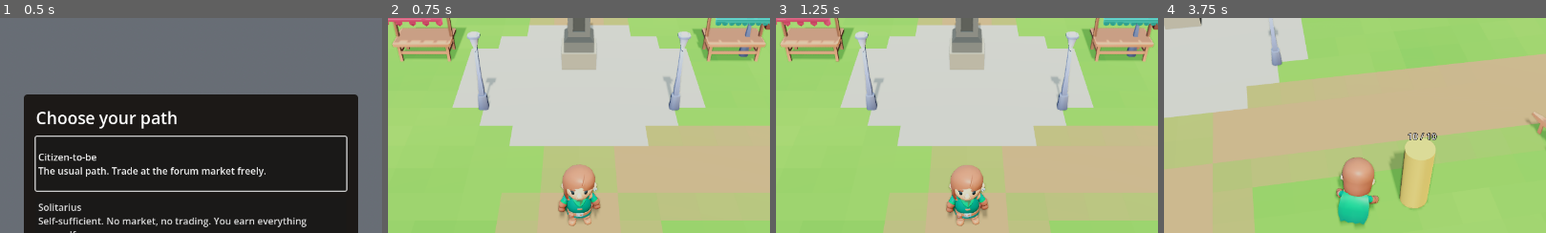
Above: before the commit, frames 1-4 (left to right).
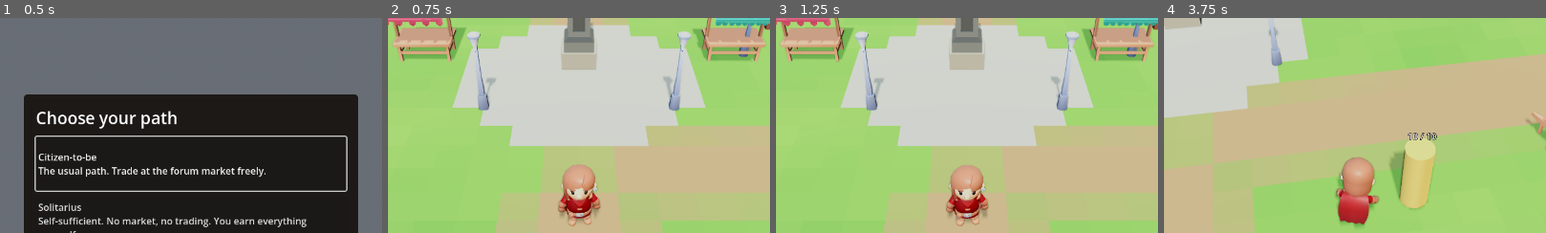
Above: after the commit, the same moments.

Repository: DanteArcese/legio
Game: Godot game, scene res://scenes/main.tscn
Same seed, same stepped clock (60 frames per second), same inputs: the game is played once before the commit and once after it.
Inputs (mouse positions are % of the whole screen's width and height, from its top left):
- Up to frame 1 (0.5 s): no input
- Up to frame 2 (0.75 s): click "Citizen-to-be The usual path.…" at 0.5 s
- Up to frame 3 (1.25 s): no input
- Up to frame 4 (3.75 s): tap Enter (ui_accept) at 1.25, 1.52, 1.82 s; move the mouse to (72, 45) at 1.27 s; hold D (move_right) 1.28-2 s; tap Down (camera_down) at 1.35 s; click (72, 45) at 1.42 s; drag from (30, 55) to (45, 70) at 2.02 s; move the mouse to (60, 28) at 2.77 s; hold D (move_right) 2.78-3.5 s; tap Right (camera_right) at 2.85 s; drag from (45, 70) to (20, 35) at 3.52 s
The pictures show only the part of the screen within x 25-75%, y 10-60%; the shares and areas given below are measured in that part.

Frame 1 is identical in both runs. In frame 2, 0.6% of the frame differs, in the area x 45-55%, y 80-94%; in frame 3, 0.6%; in frame 4, 1.1%, in the area x 45-55%, y 80-96%.

Commit message:
Bake legion-red outfit textures; fix the leftover green trim (#68)
Co-Authored-By: Claude Opus 5.5 <noreply@anthropic.com>
Claude-Session: https://claude.ai/code/session_01LWcDeJx5tZMUXidHZumWzT

Diff:
--- a/game/scripts/player/player_look.gd
+++ b/game/scripts/player/player_look.gd
@@ -17,6 +17,11 @@
 	"hunting_bow": ["weapons/crossbow_1handed", "ranged"], "composite_bow": ["weapons/crossbow_1handed", "ranged"],
 	"sling": ["", "throw"], "lituus": ["weapons/staff", "ritus"],
 }
+## Palette textures baked with tools/bake_palette.gd (green and blue to red).
+const LEGION_TEXTURES := {
+	"adventurers/Rogue": "res://assets/kaykit/adventurers/rogue_texture_legion.png",
+	"adventurers/Knight": "res://assets/kaykit/adventurers/knight_texture_legion.png",
+}
 const SHIELDS := {"bronze_scutum": "weapons/shield_square", "iron_scutum": "weapons/shield_square"}
 ## Meshes each outfit hides unless the matching headgear is worn.
 const HEADGEAR := {
@@ -33,8 +38,8 @@
 		"shield": SHIELDS.get(worn.get("shield", ""), ""), "hide": [], "show": [],
 	}
 	# Legionary red instead of the pack's green and blue cloth (robes stay dark).
-	if body != BODIES["ritual_robe"]:
-		look["recolor"] = {"from": [0.15, 0.75], "to": 0.0}
+	if LEGION_TEXTURES.has(body):
+		look["texture"] = LEGION_TEXTURES[body]
 	if HEADGEAR.has(body):
 		var mesh: String = HEADGEAR[body][0]
 		look["show" if worn.get("head", "") in HEADGEAR[body][1] else "hide"].append(mesh)
--- a/game/scripts/world/kaykit_character.gd
+++ b/game/scripts/world/kaykit_character.gd
@@ -31,8 +31,8 @@
 var _work := ""
 var _attachments := {}
 
-## Recoloured textures, shared between characters: key -> ImageTexture.
-static var _recolored := {}
+## Loaded palette textures, shared between characters.
+static var _textures := {}
 
 
 ## appearance: {"scene": "adventurers/Knight", "size": 1.0, "show": [...],
@@ -58,40 +58,25 @@
 	character.attach("handslot_r", appearance.get("weapon", ""))
 	character.attach("handslot_l", appearance.get("shield", ""))
 	character.attack_style = appearance.get("attack", "unarmed")
-	if appearance.has("recolor"):
-		character.recolor(appearance["recolor"])
+	if appearance.has("texture"):
+		character.use_texture(appearance["texture"])
 	character._loop("Idle")
 	return character
 
 
-## Shifts strongly coloured texels within a hue range to a new hue, e.g.
-## {"from": [0.25, 0.7], "to": 0.0} turns green and blue cloth red.
-func recolor(rule: Dictionary) -> void:
+## Swaps the outfit's palette texture for a baked recolour (see
+## tools/bake_palette.gd), e.g. the legion-red tunic.
+func use_texture(path: String) -> void:
+	if not _textures.has(path):
+		_textures[path] = load(path)
 	for mesh in _skeleton.find_children("*", "MeshInstance3D", true, false):
 		for i in mesh.mesh.get_surface_count():
 			var material := mesh.mesh.surface_get_material(i) as StandardMaterial3D
 			if material == null or material.albedo_texture == null:
 				continue
-			var key := "%s|%s" % [material.albedo_texture.resource_path, rule]
-			if not _recolored.has(key):
-				_recolored[key] = ImageTexture.create_from_image(_shift_hue(material.albedo_texture.get_image(), rule))
 			var copy := material.duplicate() as StandardMaterial3D
-			copy.albedo_texture = _recolored[key]
+			copy.albedo_texture = _textures[path]
 			mesh.set_surface_override_material(i, copy)
-
-
-static func _shift_hue(source: Image, rule: Dictionary) -> Image:
-	var image := source.duplicate() as Image
-	if image.is_compressed():
-		image.decompress()
-	var low: float = rule["from"][0]
-	var high: float = rule["from"][1]
-	for y in image.get_height():
-		for x in image.get_width():
-			var c := image.get_pixel(x, y)
-			if c.s > 0.12 and c.h >= low and c.h <= high:
-				image.set_pixel(x, y, Color.from_hsv(rule["to"], minf(c.s * 1.1, 1.0), c.v * 0.9, c.a))
-	return image
 
 
 func set_mesh_visible(mesh_name: String, shown: bool) -> void:
--- a/game/tests/test_player_look.gd
+++ b/game/tests/test_player_look.gd
@@ -32,3 +32,10 @@
 			check(PlayerLook.WEAPONS.has(id), "%s has a weapon look" % id)
 		elif slot == "shield":
 			check(PlayerLook.SHIELDS.has(id), "%s has a shield look" % id)
+
+
+func test_legion_textures_exist() -> void:
+	for body in PlayerLook.LEGION_TEXTURES:
+		check(ResourceLoader.exists(PlayerLook.LEGION_TEXTURES[body]), "%s texture" % body)
+	check(PlayerLook.appearance({}).has("texture"), "the starting tunic is recoloured")
+	check(not PlayerLook.appearance({"body": "ritual_robe"}).has("texture"), "robes stay dark")
--- /dev/null
+++ b/game/tools/bake_palette.gd
@@ -0,0 +1,25 @@
+extends SceneTree
+## Bakes a recoloured copy of a palette texture, so the game swaps textures
+## instead of recolouring pixels at runtime.
+## Usage: godot --headless --path game --script res://tools/bake_palette.gd -- \
+##   <in.png> <out.png> <hue_from> <hue_to> <new_hue> [min_saturation] [value_scale]
+
+
+func _initialize() -> void:
+	var args := OS.get_cmdline_user_args()
+	var image := Image.load_from_file(ProjectSettings.globalize_path(args[0]))
+	var low := float(args[2])
+	var high := float(args[3])
+	var new_hue := float(args[4])
+	var min_saturation := float(args[5]) if args.size() > 5 else 0.12
+	var value_scale := float(args[6]) if args.size() > 6 else 0.9
+	var changed := 0
+	for y in image.get_height():
+		for x in image.get_width():
+			var c := image.get_pixel(x, y)
+			if c.s > min_saturation and c.h >= low and c.h <= high:
+				image.set_pixel(x, y, Color.from_hsv(new_hue, minf(c.s * 1.1, 1.0), c.v * value_scale, c.a))
+				changed += 1
+	image.save_png(ProjectSettings.globalize_path(args[1]))
+	print("recoloured %d pixels -> %s" % [changed, args[1]])
+	quit()
Binary file added: game/assets/kaykit/adventurers/knight_texture_legion.png
Not shown, added: game/assets/kaykit/adventurers/knight_texture_legion.png.import
Binary file added: game/assets/kaykit/adventurers/rogue_texture_legion.png
Not shown, added: game/assets/kaykit/adventurers/rogue_texture_legion.png.import
Not shown, added: game/tools/bake_palette.gd.uid
